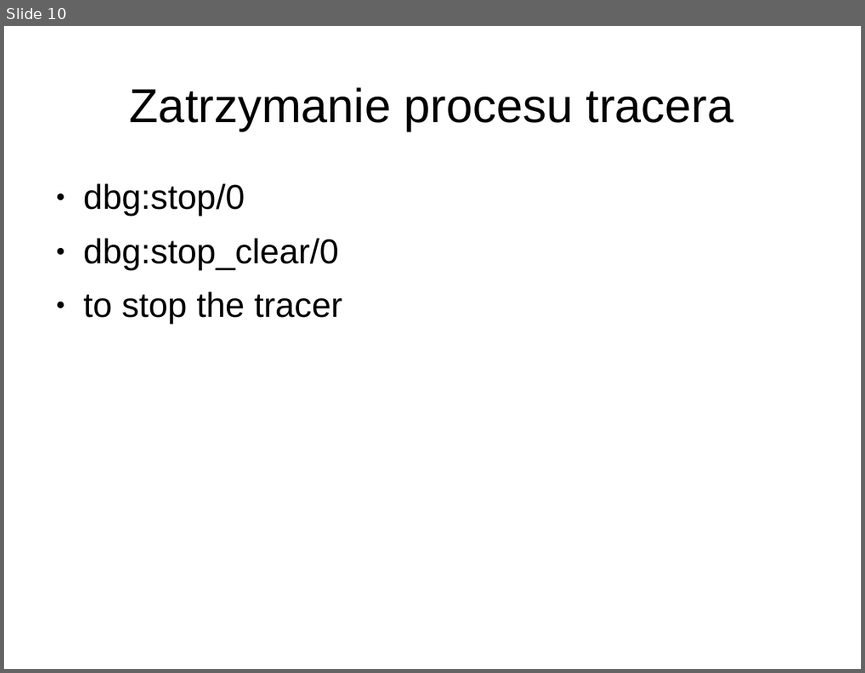
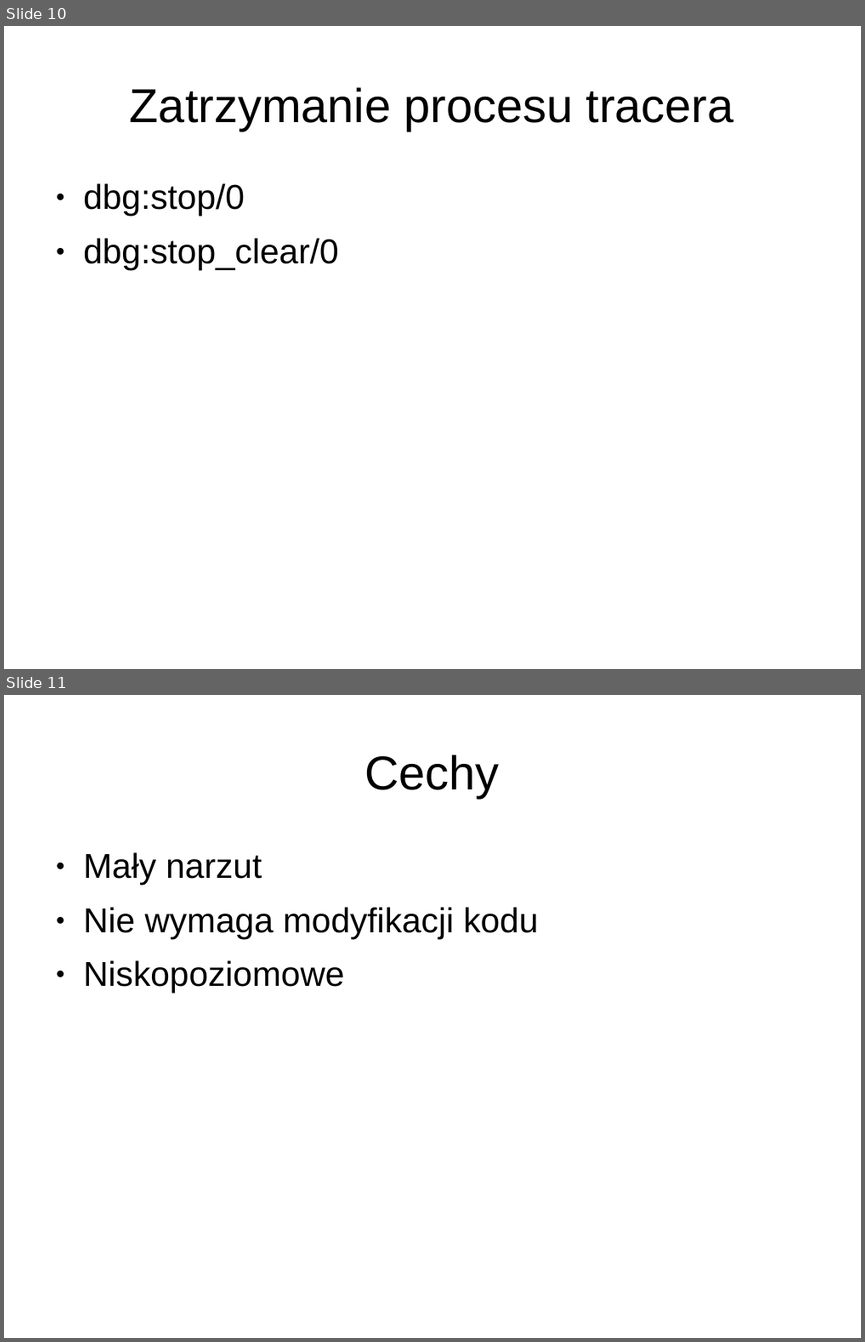
Before and after one commit to matkoniecz/erlang_dbg, a slide deck: Prezentacja.ppt. Shown one above the other, each under a label of ours: slide 10 before the commit, slides 10 and 11 after it. The pictures are 865x673 and 865x1342 pixels, drawn with LibreOffice and Linux fonts; fonts in the diff are those of the drawing. Boxes give left, top, right and bottom in pixels: in the first picture for what was removed or moved away, otherwise in the second. Text is boxed around its words. In the diff, an @@ line names an element or a change of style, - is before the commit and + after.

```diff
--- a/Prezentacja.ppt
+++ b/Prezentacja.ppt
@@ slide 11 added at <box>4,695,861,1338</box>, background #FFFFFF @@
@@ title added at <box>364,755,499,798</box>, 44 pt, text #000000 @@
+Cechy
@@ text added at <box>83,852,538,993</box>, 32 pt, text #000000 @@
+● Mały narzut
+● Nie wymaga modyfikacji kodu
+● Niskopoziomowe
@@ slide 10 changed as well @@
@@ text at <box>83,291,342,324</box>: paragraph removed @@
-● to stop the tracer
```
Also in this commit, not shown: 5 other slides changed, 1 other slide added, 1 slide removed.
